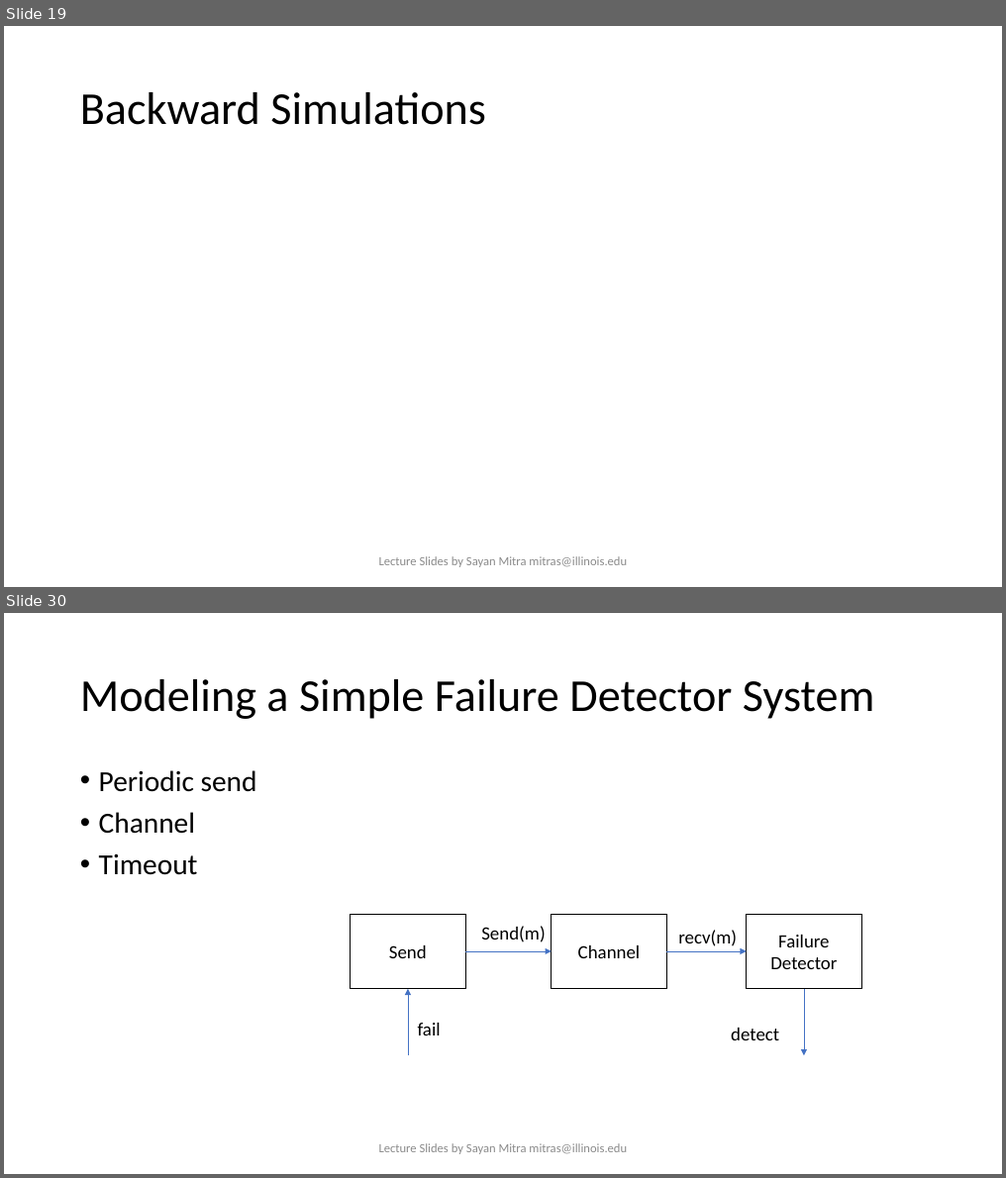
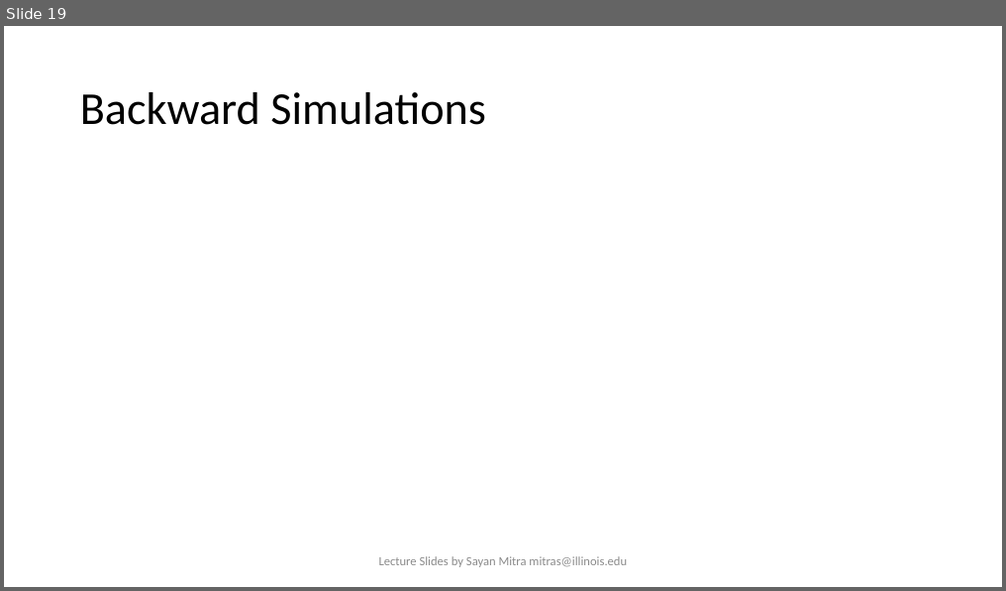
Before and after one commit to sayanmitracode/cpsbooksite, a slide deck: Slides/2025/L16_Abstractions.pptx. Shown one above the other, each under a label of ours: slides 19 and 30 before the commit, slide 19 after it; the slides between them are not shown. The pictures are 1006x1178 and 1006x591 pixels, drawn with LibreOffice and Linux fonts; fonts in the diff are those of the drawing; grey boxes stand for pictures. Boxes give left, top, right and bottom in pixels: in the first picture for what was removed or moved away, otherwise in the second. Text is boxed around its words. In the diff, an @@ line names an element or a change of style, - is before the commit and + after.

```diff
--- a/Slides/2025/L16_Abstractions.pptx
+++ b/Slides/2025/L16_Abstractions.pptx
@@ slide 30 removed at [4, 613, 1002, 1174], background #FFFFFF @@
@@ title removed at [80, 679, 875, 719] @@
-Modeling a Simple Failure Detector System
@@ text removed at [99, 770, 257, 875] @@
-• Periodic send
-• Channel
-• Timeout
@@ rectangle removed at [350, 914, 465, 989] @@
-Send
@@ text removed at [481, 926, 545, 943] @@
-Send(m)
@@ rectangle removed at [551, 914, 666, 989] @@
-Channel
@@ text removed at [678, 930, 737, 947] @@
-recv(m)
@@ rectangle removed at [746, 914, 862, 989] @@
-Failure Detector
@@ arrow removed from (466, 952) to (551, 952) @@
@@ arrow removed from (666, 952) to (746, 952) @@
@@ arrow removed from (408, 1057) to (408, 989) @@
@@ arrow removed from (804, 989) to (804, 1057) @@
@@ text removed at [418, 1023, 441, 1036] @@
-fail
@@ text removed at [731, 1028, 779, 1041] @@
-detect
@@ text removed at [379, 1144, 627, 1155] @@
-Lecture Slides by Sayan Mitra mitras@illinois.edu
```
Also in this commit, not shown: 1 slide changed, 30 other slides removed, 6 other files.
